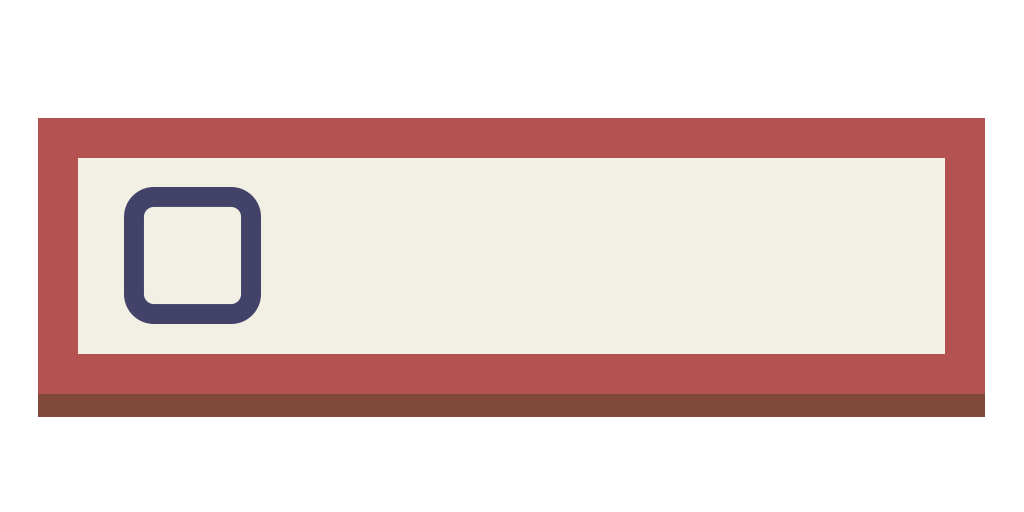
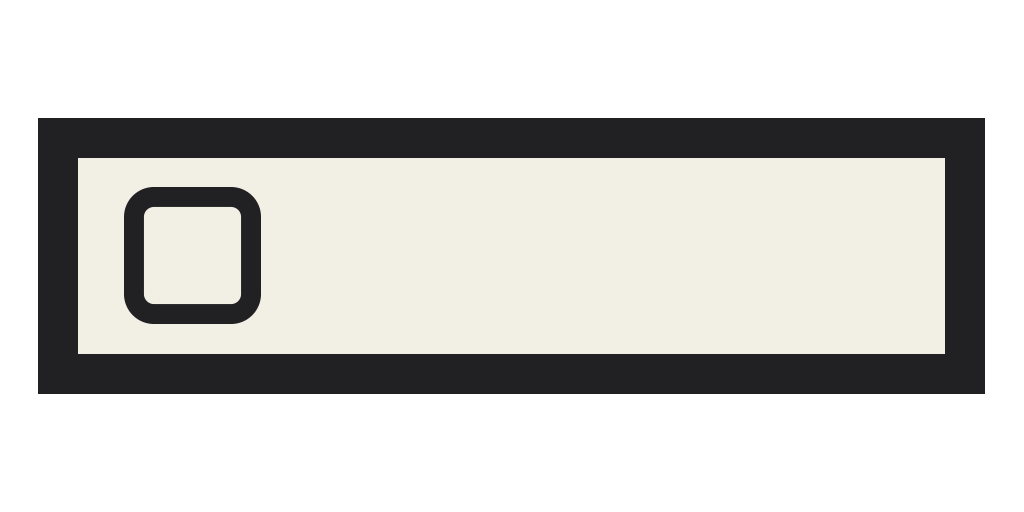
Layered file, before and after one edit (1024x512). Changes by layer:
painted on "Rectangle 2" over [124, 187, 261, 324]
painted on "Rectangle 1" (in "Artboard 1") over [38, 118, 985, 394]
removed layer "Rectangle 1" (2nd of 2, in "Artboard 1") from group "Artboard 1" over [38, 141, 985, 417]
